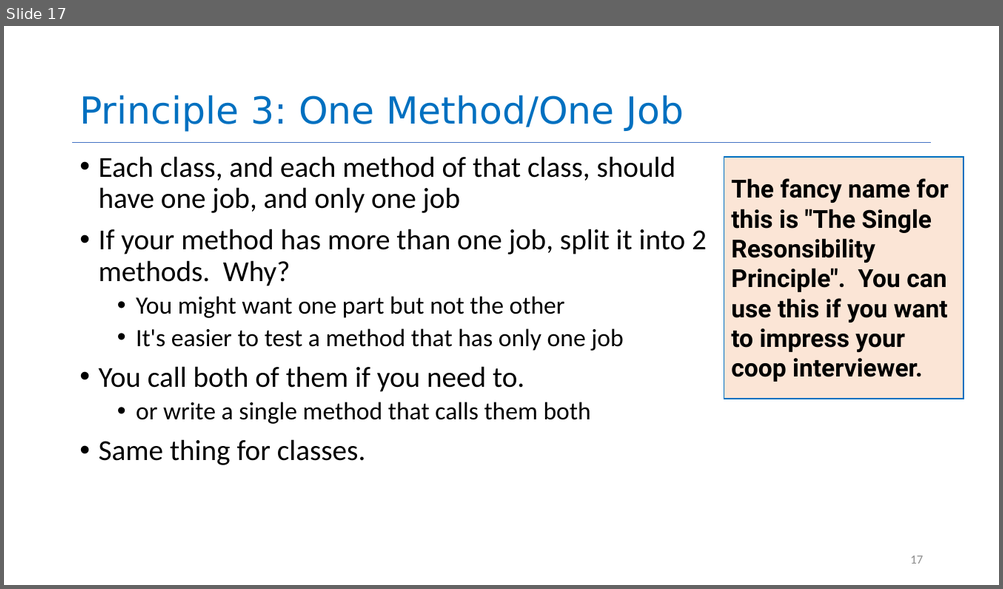
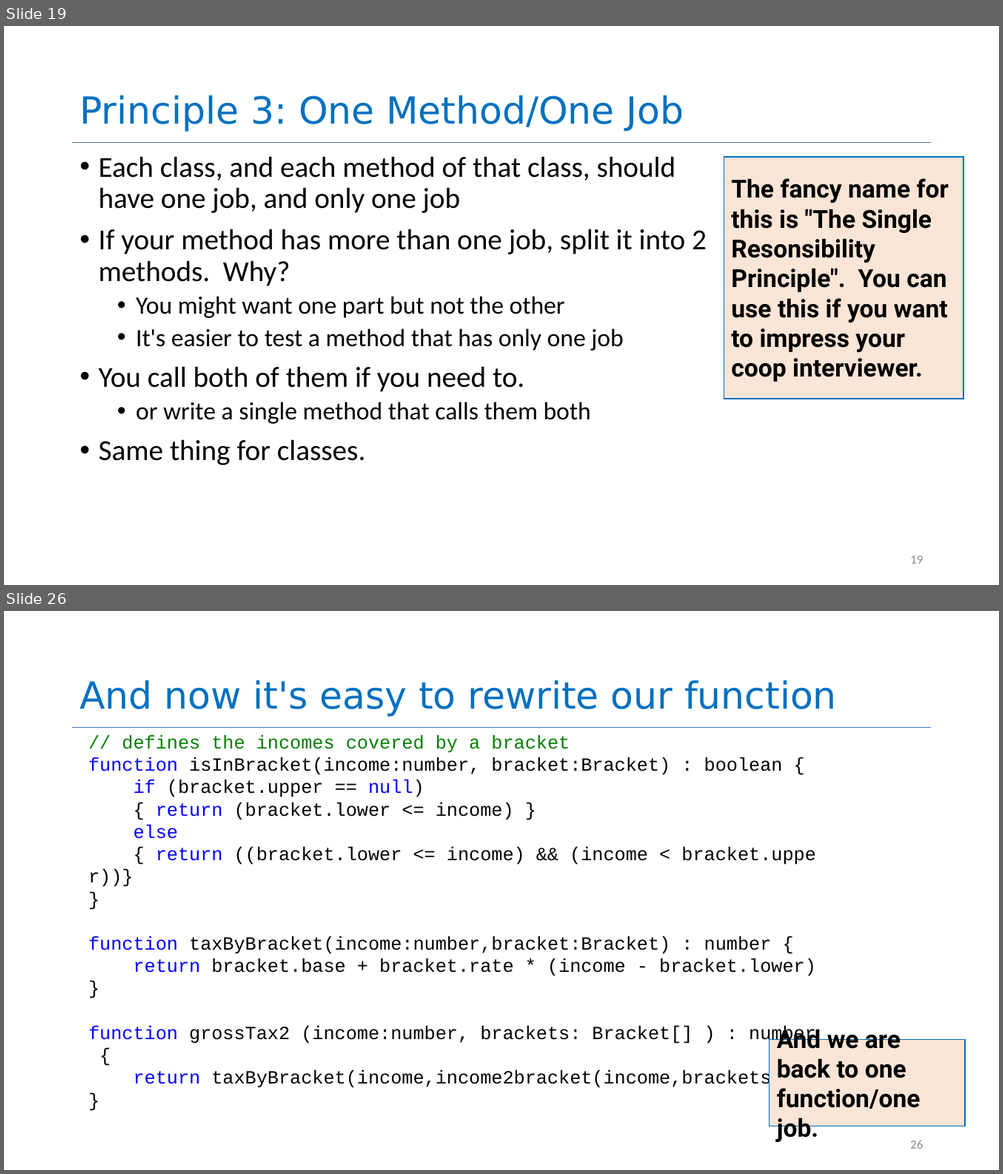
Before and after one commit to neu-se/CS4530-CS5500-Spring-2021, a slide deck: Slides/Lesson 1.2 General Program Design Principles.pptx. Shown one above the other, each under a label of ours: slide 17 before the commit, slides 19 and 26 after it; the slides between them are not shown. The pictures are 1003x589 and 1003x1174 pixels, drawn with LibreOffice and Linux fonts; fonts in the diff are those of the drawing. Boxes give left, top, right and bottom in pixels: in the first picture for what was removed or moved away, otherwise in the second. Text is boxed around its words. In the diff, an @@ line names an element or a change of style, - is before the commit and + after.

```diff
--- a/Slides/Lesson 1.2 General Program Design Principles.pptx
+++ b/Slides/Lesson 1.2 General Program Design Principles.pptx
@@ slide 26 added at <box>4,611,999,1170</box>, background #FFFFFF; not listed: 1 template element that a slide beside it also shows @@
@@ title added at <box>79,680,836,717</box>, 36 pt, text #0070C0 @@
+And now it's easy to rewrite our function
@@ text added at <box>88,735,816,1091</box>, 18 pt, text #000000 @@
+// defines the incomes covered by a bracket
+function isInBracket(income:number, bracket:Bracket) : boolean {
+if (bracket.upper == null)
+{ return (bracket.lower <= income) }
+else
+{ return ((bracket.lower <= income) && (income < bracket.upper))}
+}
+function taxByBracket(income:number,bracket:Bracket) : number {
+return bracket.base + bracket.rate * (income - bracket.lower)
+}
+function grossTax2 (income:number, brackets: Bracket[] ) : number {
+return taxByBracket(income,income2bracket(income,brackets))
+}
@@ rectangle added at <box>769,1040,965,1127</box>, fill #FBE5D6, outline #0070C0 1 pt, 24 pt, text #000000, bold @@
+And we are back to one function/one job.
@@ page number added at <box>910,1141,922,1149</box>, 12 pt, text #8C8C8C @@
+26
@@ what was slide 17 is now slide 19 @@
@@ page number at <box>910,556,922,564</box>: text changed @@
-17
+19
```
Also in this commit, not shown: 7 slides changed, 7 other slides added, 2 other files.
